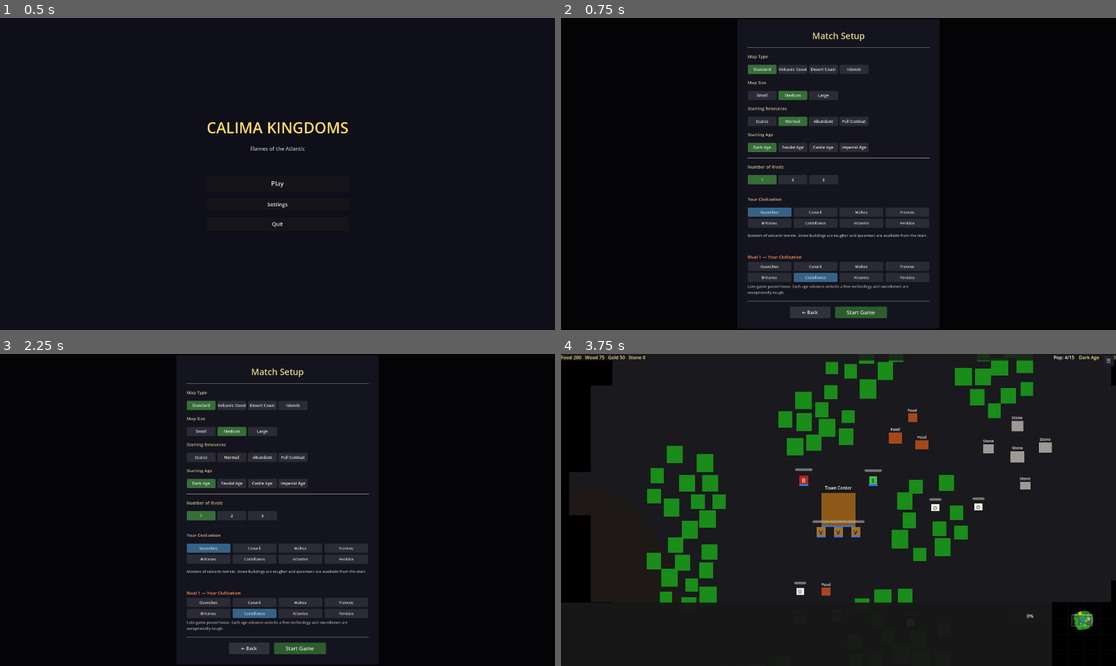
Above: before the commit, frames 1-4 (two rows, left to right).
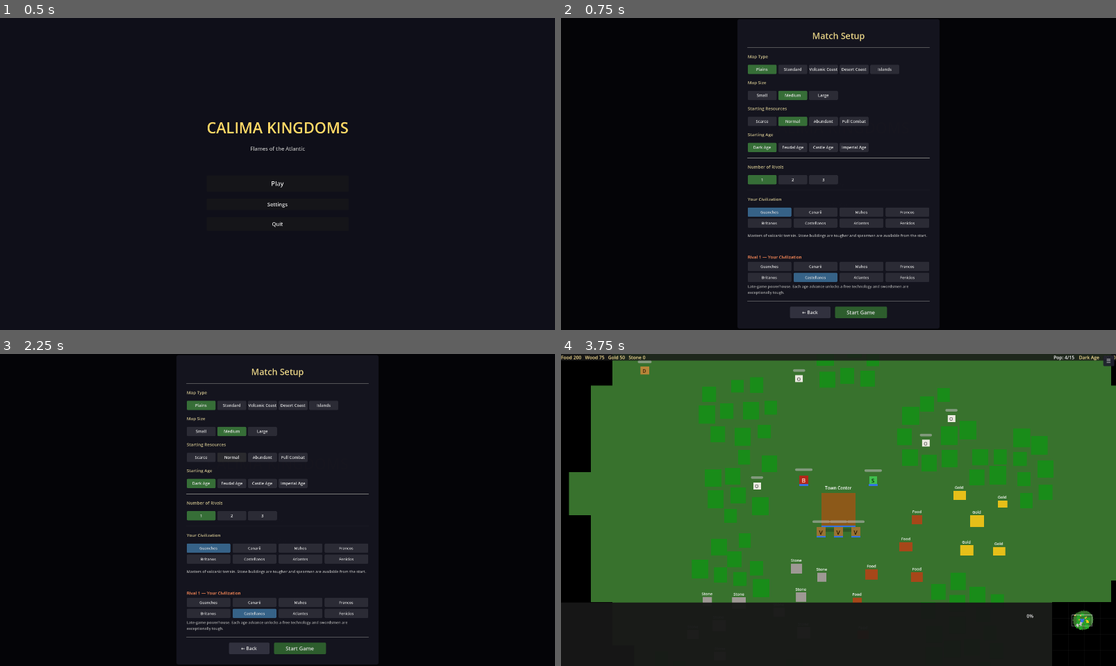
Above: after the commit, the same moments.

Repository: enrimr/rts-game-godot
Game: Godot game, scene res://scenes/game/main_menu.tscn
The game is run twice, just before and just after one commit, with the same random seed, the same clock (stepped at 60 frames per second) and the same inputs.
Inputs:
- Up to frame 1 (0.5 s): no input
- Up to frame 2 (0.75 s): click "Play" at 0.5 s
- Up to frame 3 (2.25 s): click "Play" at 1.25 s; click "Normal" at 2 s
- Up to frame 4 (3.75 s): click "Normal" at 2.75 s; click "Start Game" at 3.5 s

Frame 1 is identical in both runs. In frame 2, 0.1% of the frame differs, in the area x 34-60%, y 15-18%; in frame 3, 0.1%; in frame 4, 72%, in the area x 1-100%, y 2-89%.

Commit message:
Add Plains map type: flat green grass with no terrain zones
New default map type — pure grass background with full resources and
animals but no laurisilva, malpais, risco or dune zones. Ideal for
straightforward games without terrain penalties.

Co-Authored-By: Claude Sonnet 4.6 <noreply@anthropic.com>

Diff:
--- a/project/assets/translations/translations.csv
+++ b/project/assets/translations/translations.csv
@@ -110,6 +110,7 @@
 MENU_NEW_GAME,New Game,Nueva Partida
 LOBBY_TITLE,Match Setup,Configuración de Partida
 LOBBY_MAP_TYPE,Map Type,Tipo de Mapa
+LOBBY_MAPTYPE_PLAINS,Plains,Llanura
 LOBBY_MAPTYPE_STANDARD,Standard,Estándar
 LOBBY_MAPTYPE_VOLCANIC,Volcanic Coast,Costa Volcánica
 LOBBY_MAPTYPE_DESERT,Desert Coast,Costa Desértica
--- a/project/scripts/core/match_config.gd
+++ b/project/scripts/core/match_config.gd
@@ -5,12 +5,12 @@
 
 enum MapSize   { SMALL = 0, MEDIUM = 1, LARGE = 2 }
 enum Resources { SCARCE = 0, NORMAL = 1, ABUNDANT = 2, FULL_COMBAT = 3 }
-enum MapType   { STANDARD = 0, VOLCANIC_COAST = 1, DESERT_COAST = 2, ISLANDS = 3 }
+enum MapType   { PLAINS = 0, STANDARD = 1, VOLCANIC_COAST = 2, DESERT_COAST = 3, ISLANDS = 4 }
 
 # Chosen by the player in the lobby
 var map_size:        int    = MapSize.MEDIUM
 var resources:       int    = Resources.NORMAL
-var map_type:        int    = MapType.STANDARD
+var map_type:        int    = MapType.PLAINS
 var player_civ_id:   String = "guanches"
 var starting_age:    int    = 0           # GameManager.Age
 
--- a/project/scripts/map/map_generator.gd
+++ b/project/scripts/map/map_generator.gd
@@ -90,6 +90,18 @@
 	match MatchConfig.map_type:
 		MatchConfig.MapType.ISLANDS:
 			tc_positions = _run_islands(parent, units_layer, player_count)
+		MatchConfig.MapType.PLAINS:
+			tc_positions = _place_tc_ring(player_count)
+			for tc: Vector2 in tc_positions:
+				_register(tc, R_TC)
+				_register_unit_cluster(tc)
+			# No terrain zones — pure flat grass, just paint the base green
+			_paint_rect_bg(parent, _map_half, TERRAIN_COLORS[TerrainManager.TerrainType.GRASS])
+			_spawn_animals_multi(units_layer, tc_positions)
+			for i: int in range(tc_positions.size()):
+				_spawn_player_resources(parent, tc_positions[i],
+					TAU * float(i) / float(tc_positions.size()))
+			_spawn_neutral_resources(parent)
 		MatchConfig.MapType.VOLCANIC_COAST:
 			tc_positions = _place_tc_ring(player_count)
 			for tc: Vector2 in tc_positions:
--- a/project/scripts/ui/lobby_screen.gd
+++ b/project/scripts/ui/lobby_screen.gd
@@ -111,6 +111,7 @@
 	# Map type
 	vbox.add_child(_make_label(tr("LOBBY_MAP_TYPE")))
 	var type_opts: Array[String] = [
+		tr("LOBBY_MAPTYPE_PLAINS"),
 		tr("LOBBY_MAPTYPE_STANDARD"),
 		tr("LOBBY_MAPTYPE_VOLCANIC"),
 		tr("LOBBY_MAPTYPE_DESERT"),
Not shown, changed: docs/architecture/map_generation.md
